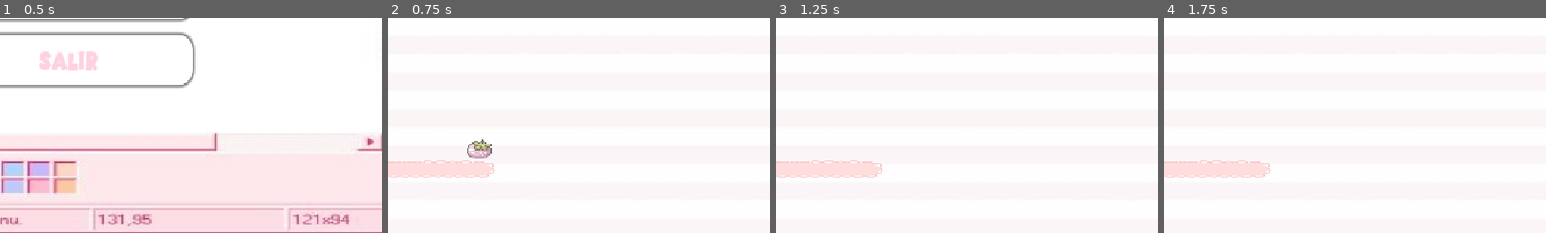
Above: before the commit, frames 1-4 (left to right).
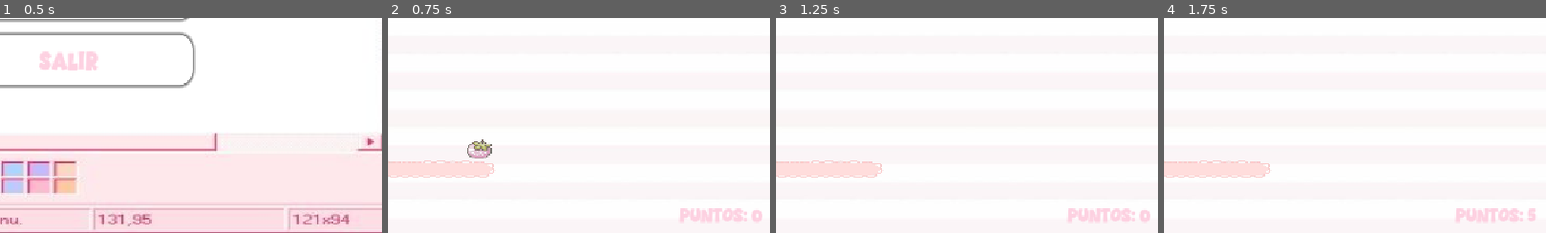
Above: after the commit, the same moments.

Repository: eugeama/Arkanoid-Gillig
Game: Godot game, scene res://escenas/pantalla_inicio.tscn
Two runs of this game, one before a commit and one after it. Both use one fixed random seed, a clock stepped at 60 frames per second and the inputs below.
Inputs:
- Up to frame 1 (0.5 s): no input
- Up to frame 2 (0.75 s): click "Empezar" at 0.5 s
- Up to frame 3 (1.25 s): no input
- Up to frame 4 (1.75 s): no input
The pictures show only the part of the screen within x 45-95%, y 50-100%; the shares and areas given below are measured in that part.

Frame 1 is identical in both runs. In frame 2, 0.9% of the frame differs, in the area x 76-98%, y 88-95%; in frame 3, 0.9%; in frame 4, 0.9%.

Commit message:
arkanoid terminado

Diff:
--- a/escenas/juego.tscn
+++ b/escenas/juego.tscn
@@ -10,6 +10,7 @@
 [ext_resource type="Script" uid="uid://6ix4njky46u6" path="res://scripts/barra_vida.gd" id="7_n5myf"]
 [ext_resource type="PackedScene" uid="uid://drp1kr6yma6vf" path="res://escenas/perdiste.tscn" id="8_n5myf"]
 [ext_resource type="AudioStream" uid="uid://bvx1ivewp5tbl" path="res://sprites/[no copyright music]  coffee time  cute vlog music.mp3" id="10_s1l0b"]
+[ext_resource type="FontFile" uid="uid://bfki1daihirnf" path="res://Showpop.ttf" id="11_qfdc2"]
 
 [sub_resource type="StyleBoxTexture" id="StyleBoxTexture_s1l0b"]
 texture = ExtResource("2_uf0fd")
@@ -87,3 +88,12 @@
 [node name="AudioStreamPlayer2D" type="AudioStreamPlayer" parent="." unique_id=769203612]
 stream = ExtResource("10_s1l0b")
 autoplay = true
+
+[node name="Puntos" type="Label" parent="." unique_id=1003044695]
+offset_left = 956.0
+offset_top = 606.0
+offset_right = 1130.0
+offset_bottom = 636.0
+theme_override_colors/font_color = Color(0.99215686, 0.81960785, 0.88235295, 1)
+theme_override_fonts/font = ExtResource("11_qfdc2")
+theme_override_font_sizes/font_size = 25
--- a/scripts/juego.gd
+++ b/scripts/juego.gd
@@ -2,14 +2,17 @@
 
 @onready var pelota = $CharacterBody2D
 @onready var barra_vida = $BarraVida
+@onready var label_puntos = $Puntos
 
 var bloques_restantes := 0
 var juego_iniciado := false
+var puntos := 0
 
 func _ready() -> void:
 	add_to_group("juego")
 	pelota.vida_cambiada.connect(_on_vida_cambiada)
 	contar_bloques()
+	actualizar_puntos()
 
 func contar_bloques() -> void:
 	await get_tree().process_frame
@@ -20,17 +23,20 @@
 	if not juego_iniciado:
 		return
 	bloques_restantes -= 1
-
-	if bloques_restantes <= 0:
+	puntos += 5
+	actualizar_puntos()
+	if bloques_restantes == 0:
 		pelota.activarse = false
 		await get_tree().create_timer(0.8).timeout
 		get_tree().change_scene_to_file("res://escenas/ganaste.tscn")
+
+func actualizar_puntos() -> void:
+	label_puntos.text = "Puntos: " + str(puntos)
 
 func _on_vida_cambiada(nueva_vida: int) -> void:
 	var corazones = barra_vida.get_children()
 	if nueva_vida >= 0 and nueva_vida < corazones.size():
 		corazones[nueva_vida].hide()
-
 	if nueva_vida <= 0:
 		pelota.activarse = false
 		get_tree().change_scene_to_file("res://escenas/perdiste.tscn")
